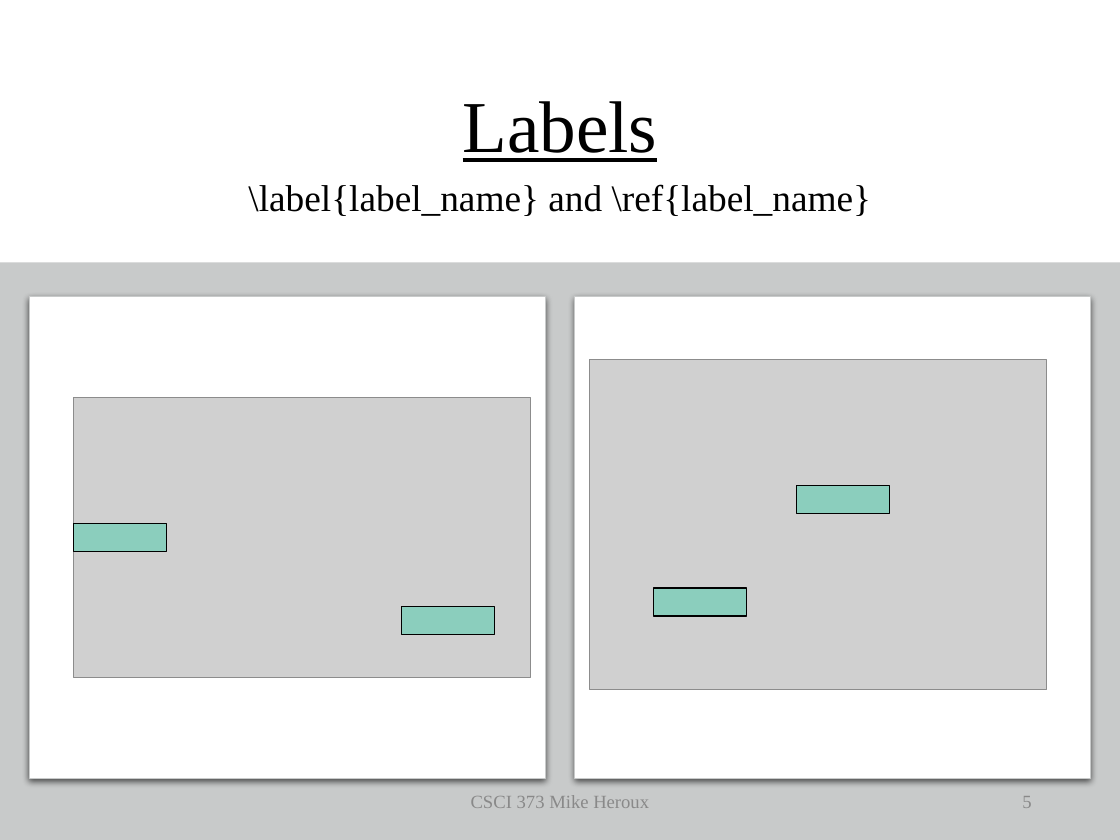
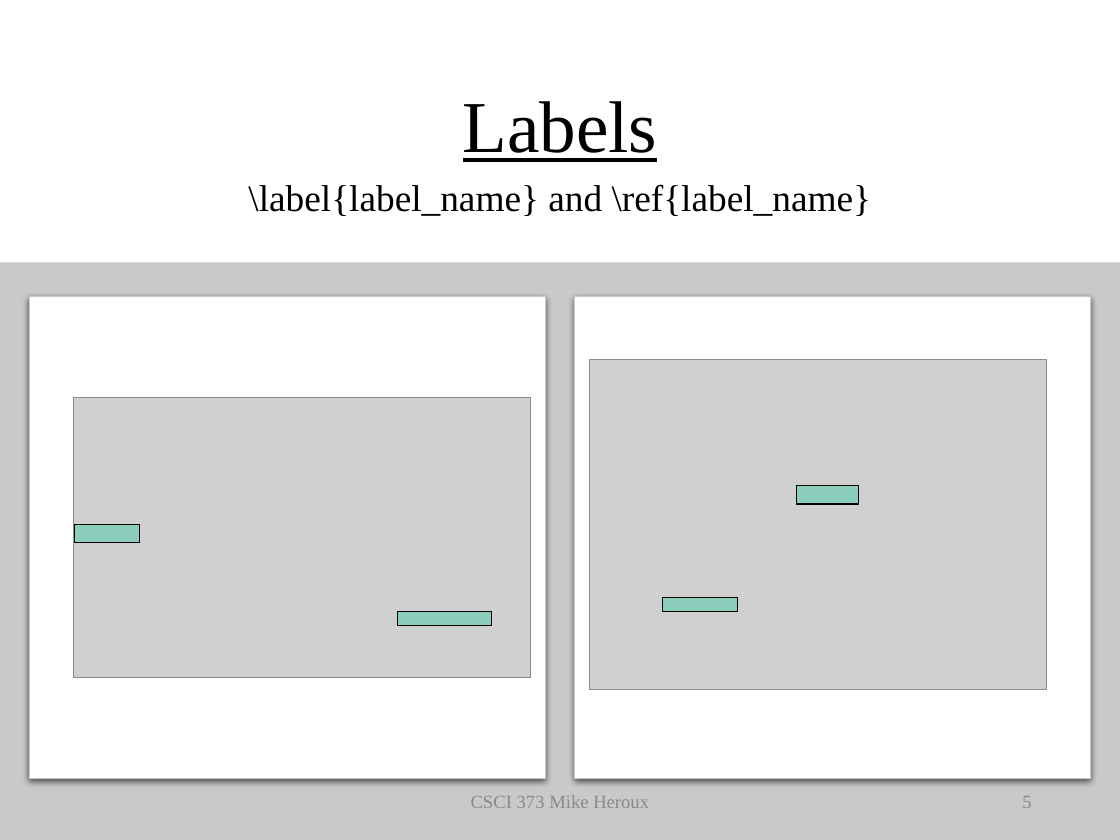
Before and after one commit to maherou/Teaching, a slide deck: slide 5 of files/CS373/TechWritingSpeaking2.0.pptx. Drawn at 1120x840 pixels with LibreOffice and Linux fonts; fonts in the diff are those of the drawing; grey boxes stand for pictures. Boxes give left, top, right and bottom in pixels: in the first picture for what was removed or moved away, otherwise in the second. Text is boxed around its words. In the diff, an @@ line names an element or a change of style, - is before the commit and + after.

```diff
--- a/files/CS373/TechWritingSpeaking2.0.pptx
+++ b/files/CS373/TechWritingSpeaking2.0.pptx
@@ rectangle: place and size @@
-rectangle at (796, 485, 889, 513)
+rectangle at (796, 485, 859, 504)
@@ rectangle: place and size @@
-rectangle at (74, 523, 167, 551)
+rectangle at (75, 524, 140, 542)
@@ rectangle: place and size @@
-rectangle at (653, 588, 746, 616)
+rectangle at (663, 597, 738, 610)
@@ rectangle: place and size @@
-rectangle at (401, 607, 494, 635)
+rectangle at (398, 612, 491, 625)
```
Also in this commit, not shown: 1 other slide changed, 1 other file.
